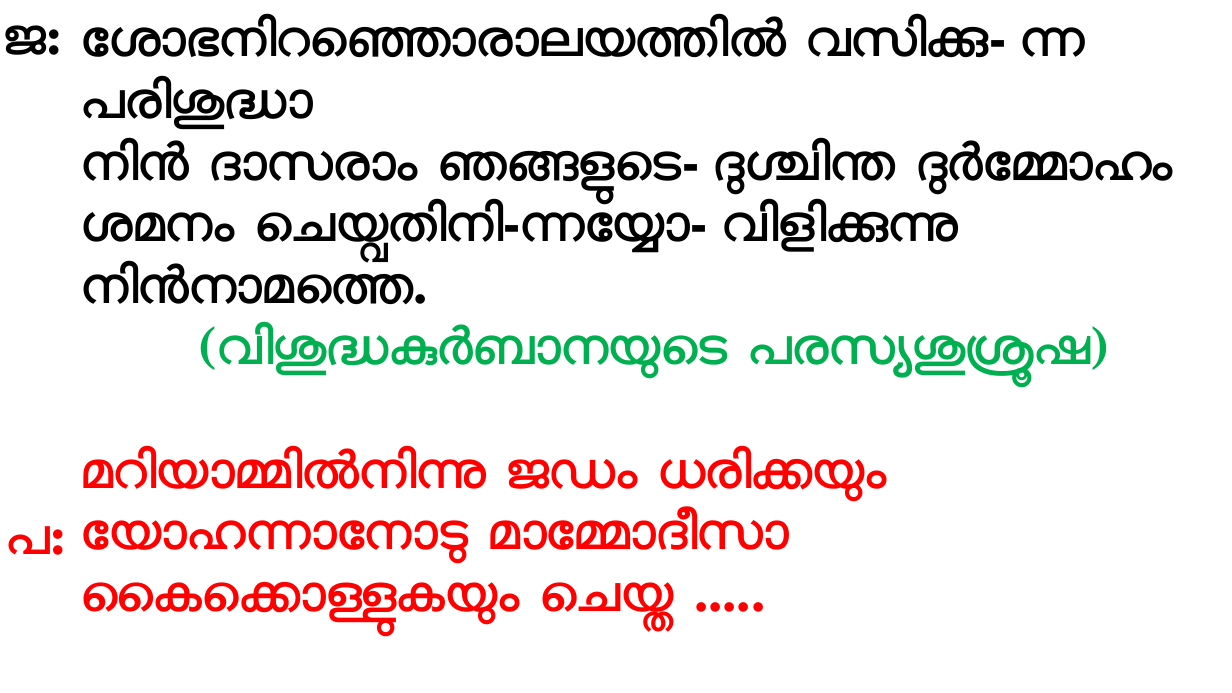
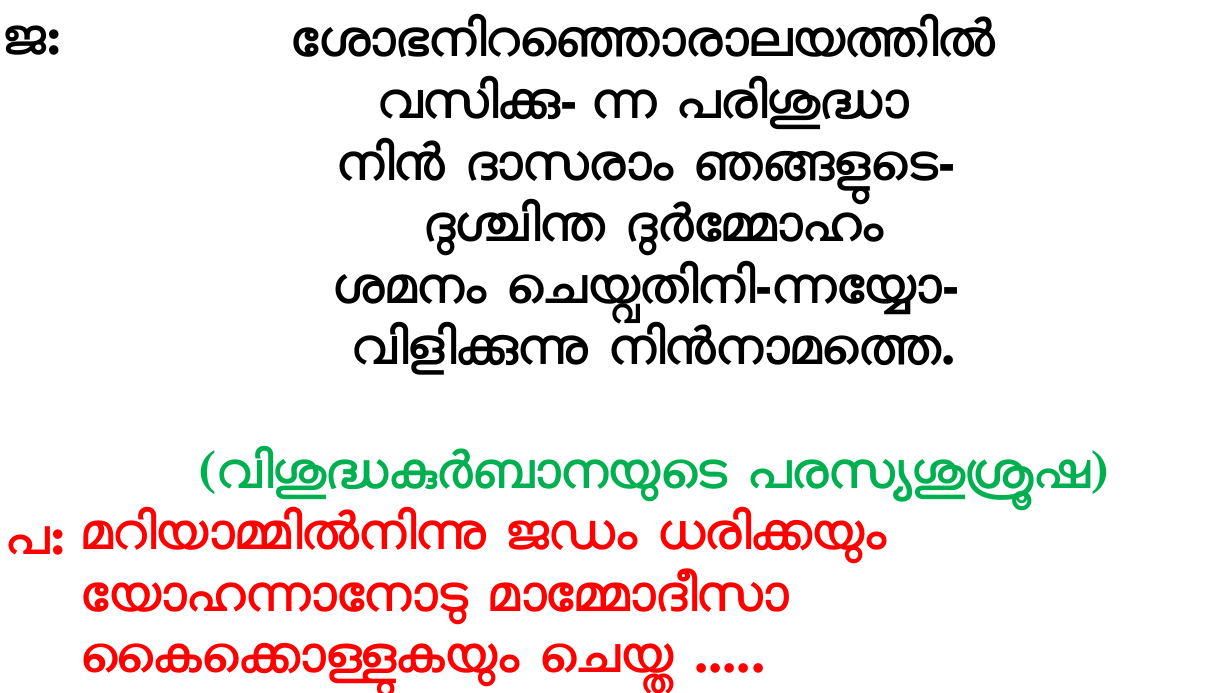
Before and after one commit to gijocode/Church_PPT_Utility, a slide deck: slide 14 of templates/malayalam_service_template.pptx. Drawn at 1232x693 pixels with LibreOffice and Linux fonts; fonts in the diff are those of the drawing. Boxes give left, top, right and bottom in pixels: in the first picture for what was removed or moved away, otherwise in the second. Text is boxed around its words. In the diff, an @@ line names an element or a change of style, - is before the commit and + after.

```diff
--- a/templates/malayalam_service_template.pptx
+++ b/templates/malayalam_service_template.pptx
@@ text at (x1=292, y1=17, x2=996, y2=375): text changed @@
-ശോഭനിറഞ്ഞൊരാലയത്തില്‍ വസിക്കു- ന്ന പരിശുദ്ധാ
-നിന്‍ ദാസരാം ഞങ്ങളുടെ- ദുശ്ചിന്ത ദുര്‍മ്മോഹം
-ശമനം ചെയ്വതിനി-ന്നയ്യോ- വിളിക്കുന്നു നിന്‍നാമത്തെ.
+ശോഭനിറഞ്ഞൊരാലയത്തില്‍
+വസിക്കു- ന്ന പരിശുദ്ധാ
+നിന്‍ ദാസരാം ഞങ്ങളുടെ-
+ദുശ്ചിന്ത ദുര്‍മ്മോഹം
+ശമനം ചെയ്വതിനി-ന്നയ്യോ-
+വിളിക്കുന്നു നിന്‍നാമത്തെ.
```
Also in this commit, not shown: 18 other slides changed, 1 other file.
